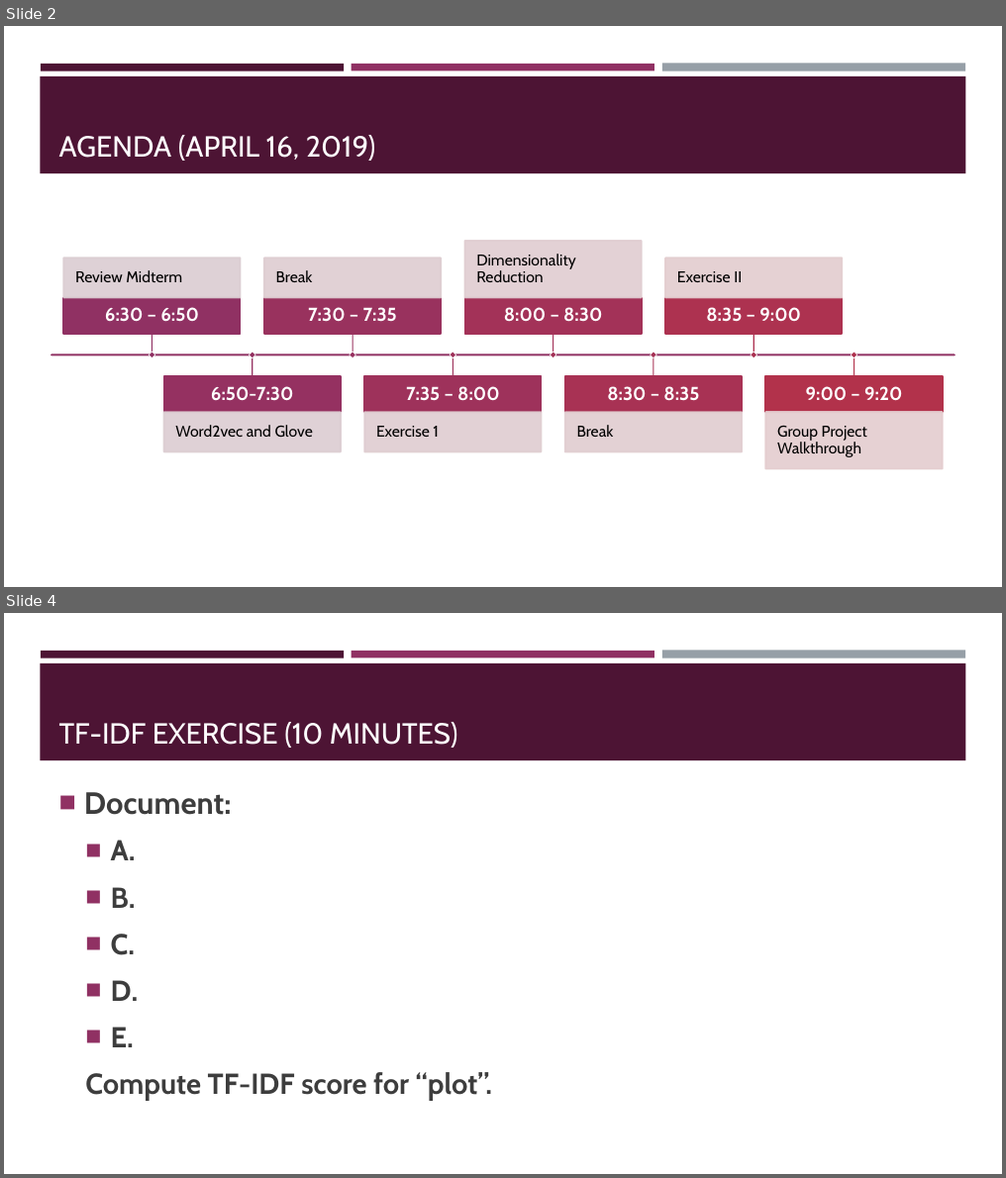
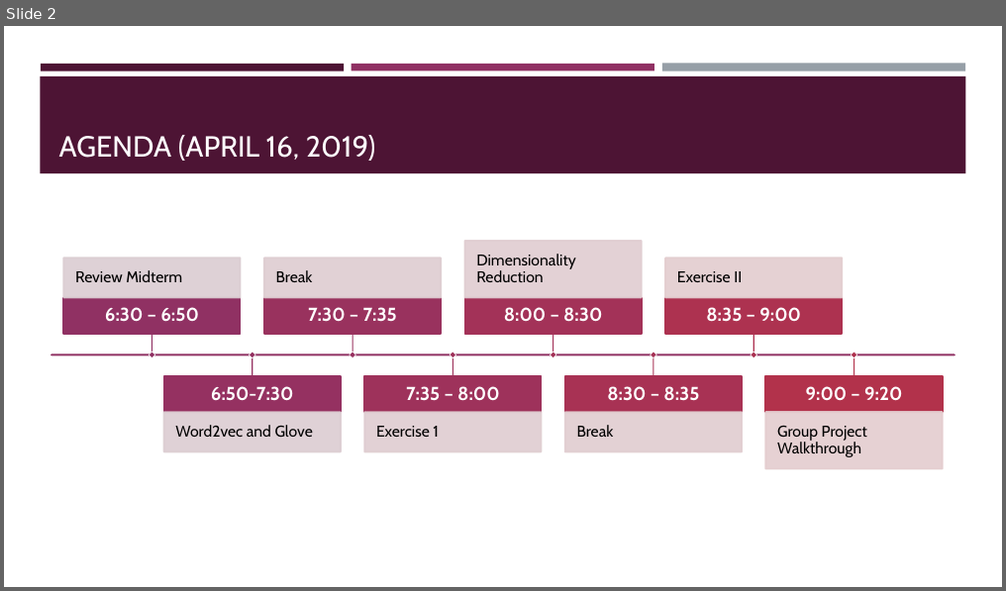
Before and after one commit to VarunDS/dso-599-text-analytics-nlp, a slide deck: week6/slides.pptx. Shown one above the other, each under a label of ours: slides 2 and 4 before the commit, slide 2 after it; the slides between them are not shown. The pictures are 1006x1178 and 1006x591 pixels, drawn with LibreOffice and Linux fonts; fonts in the diff are those of the drawing. Boxes give left, top, right and bottom in pixels: in the first picture for what was removed or moved away, otherwise in the second. Text is boxed around its words. In the diff, an @@ line names an element or a change of style, - is before the commit and + after.

```diff
--- a/week6/slides.pptx
+++ b/week6/slides.pptx
@@ slide 4 removed at [4, 613, 1002, 1174], background #FFFFFF; not listed: 4 template elements that a slide beside it also shows @@
@@ title removed at [59, 722, 458, 748] @@
-TF-IDF EXERCISE (10 MINUTES)
@@ text removed at [84, 792, 492, 1100] @@
-■ Document:
-  ■ A.
-  ■ B.
-  ■ C.
-  ■ D.
-  ■ E.
-  Compute TF-IDF score for “plot”.
```
Also in this commit, not shown: 1 slide added, 2 other slides removed.
